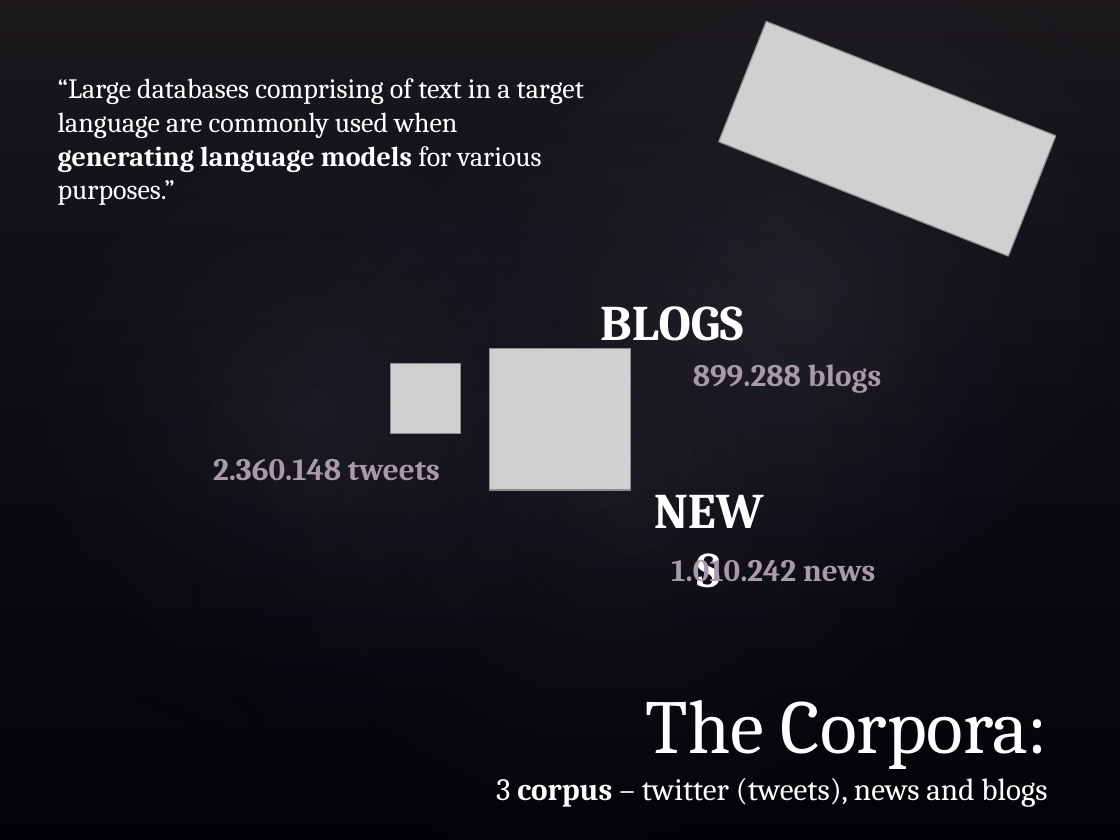
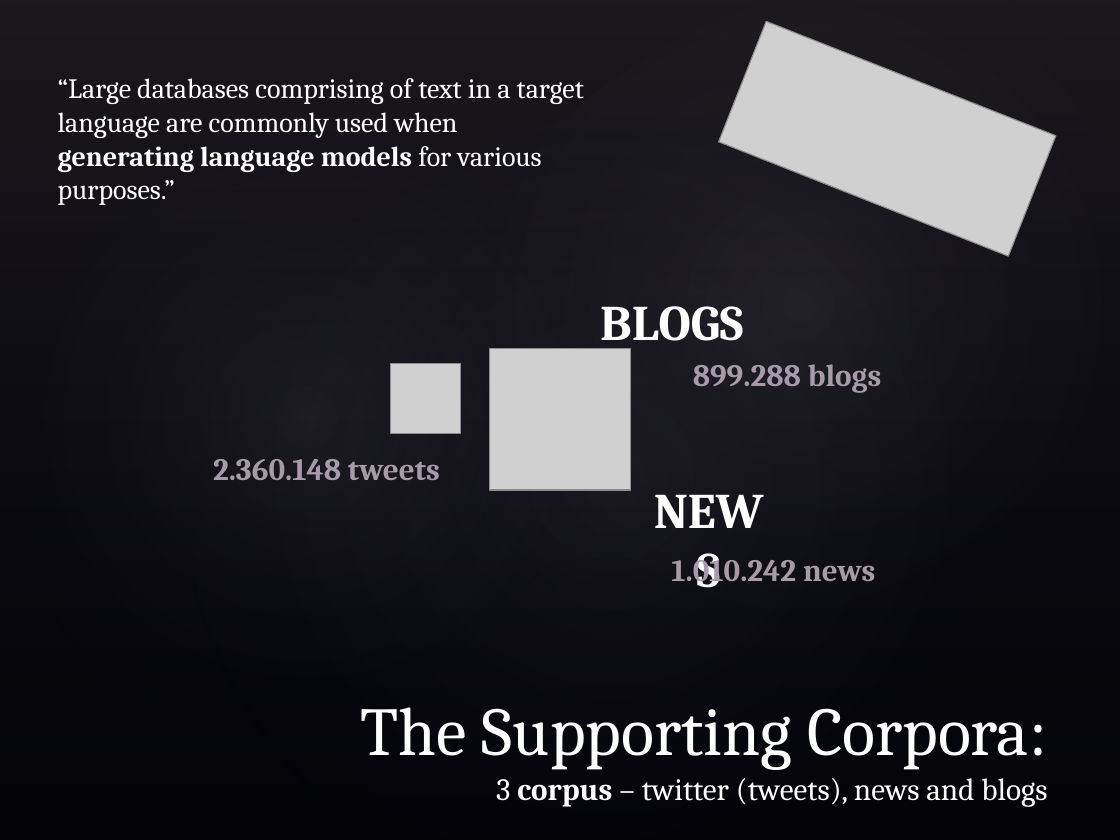
Before and after one commit to pparacch/CapstoneProjectDataScienceSpecialization, a slide deck: slide 4 of notes/lessonLearned.pptx. Drawn at 1120x840 pixels with LibreOffice and Linux fonts; fonts in the diff are those of the drawing; grey boxes stand for pictures; background and template pictures are left out. Boxes give left, top, right and bottom in pixels: in the first picture for what was removed or moved away, otherwise in the second. Text is boxed around its words. In the diff, an @@ line names an element or a change of style, - is before the commit and + after.

```diff
--- a/notes/lessonLearned.pptx
+++ b/notes/lessonLearned.pptx
@@ title at [360, 707, 1047, 806]: text changed @@
-The Corpora:
-3 corpus – twitter (tweets), news and blogs
+The Supporting Corpora:
+3 corpus – twitter (tweets), news and blogs
```
Also in this commit, not shown: 5 other slides changed, 4 slides added, 2 other files.
